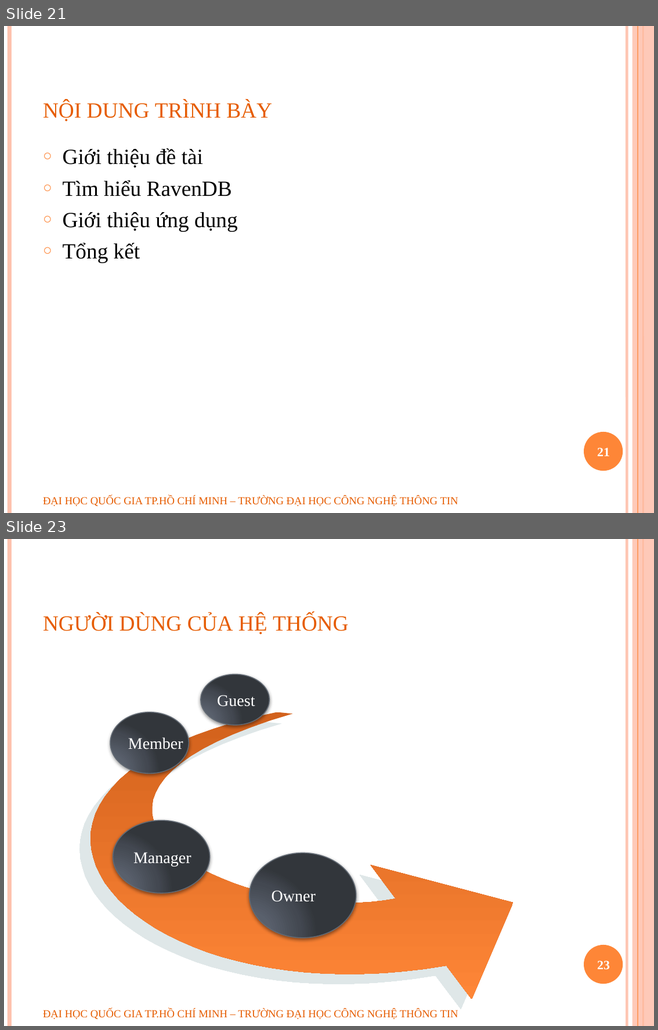
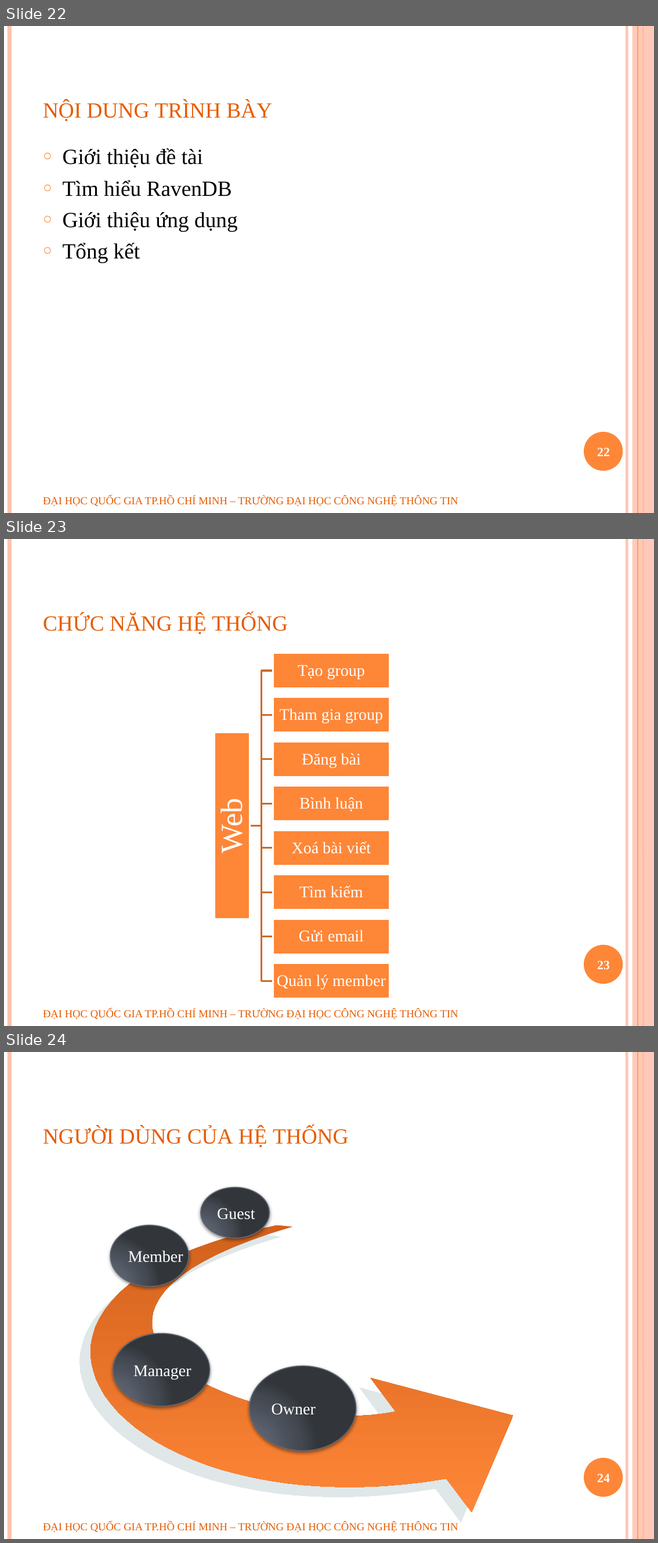
Before and after one commit to geovip/nosqlravendbuit, a slide deck: Document/slide bao cao.pptx. Shown one above the other, each under a label of ours: slides 21 and 23 before the commit, slides 22, 23 and 24 after it; the slides between them are not shown. The pictures are 658x1030 and 658x1543 pixels, drawn with LibreOffice and Linux fonts; fonts in the diff are those of the drawing; background and template pictures are left out. Boxes give left, top, right and bottom in pixels: in the first picture for what was removed or moved away, otherwise in the second. Text is boxed around its words. In the diff, an @@ line names an element or a change of style, - is before the commit and + after.

```diff
--- a/Document/slide bao cao.pptx
+++ b/Document/slide bao cao.pptx
@@ slide 23 added at (4,539,654,1026), background #FFFFFF; not listed: 6 template elements that a slide beside it also shows @@
@@ title added at (43,614,288,634), 30 pt, text #E65C01, small capitals @@
+chức năng hệ thống
@@ page number added at (597,961,610,969), 14 pt, text #FFFFFF, bold @@
+23
@@ group added at (214,653,389,999): 9 rectangles, 9 texts, 8 freeform shapes @@
+Web
+Tạo group
+Tham gia group
+Đăng bài
+Bình luận
+Xoá bài viết
+Tìm kiếm
+Gửi email
+Quản lý member
@@ text added at (43,1009,458,1019), 12 pt, text #E65C01 @@
+ĐẠI HỌC QUỐC GIA TP.HỒ CHÍ MINH – TRƯỜNG ĐẠI HỌC CÔNG NGHỆ THÔNG TIN
@@ what was slide 21 is now slide 22 @@
@@ page number at (597,448,610,456): text changed @@
-21
+22
@@ what was slide 23 is now slide 24 @@
@@ page number at (597,1474,610,1482): text changed @@
-23
+24
```
Also in this commit, not shown: 9 slides changed.
